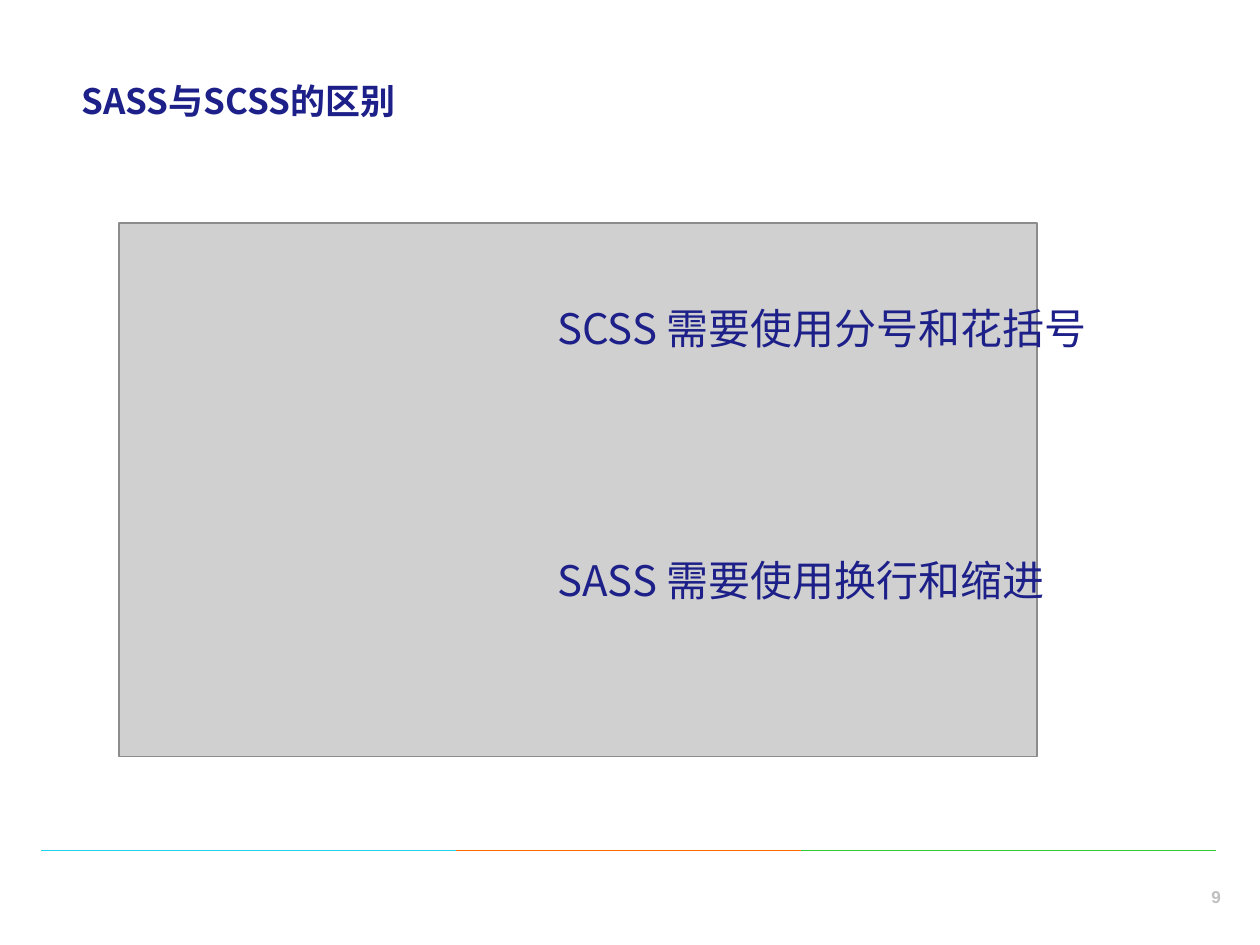
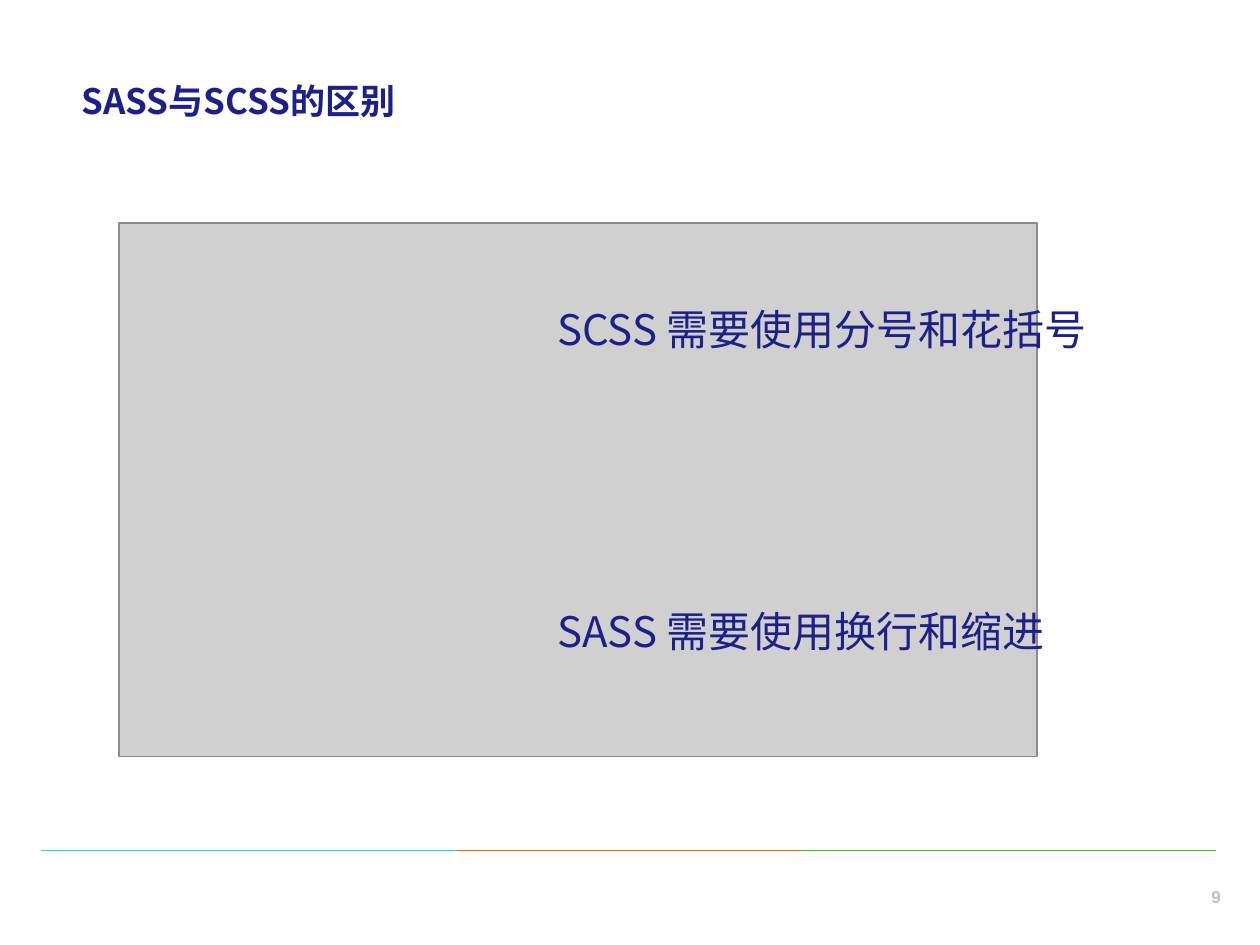
Before and after one commit to wuxinkai/wu-sass, a slide deck: slide 9 of sass.pptx. Drawn at 1260x945 pixels with LibreOffice and Linux fonts; fonts in the diff are those of the drawing; grey boxes stand for pictures; background and template pictures are left out. Boxes give left, top, right and bottom in pixels: in the first picture for what was removed or moved away, otherwise in the second. Text is boxed around its words. In the diff, an @@ line names an element or a change of style, - is before the commit and + after.

```diff
--- a/sass.pptx
+++ b/sass.pptx
@@ text "SCSS 需要使用分号和花括号" rewrapped from (557, 302, 1087, 607) to (557, 302, 1087, 658) @@
```
Also in this commit, not shown: 11 other slides changed, 10 other files.
